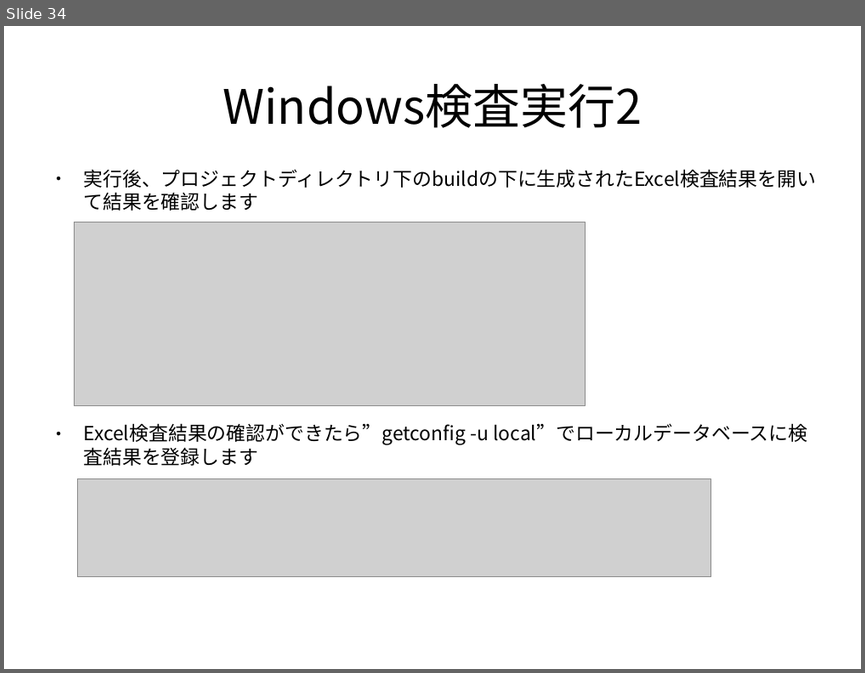
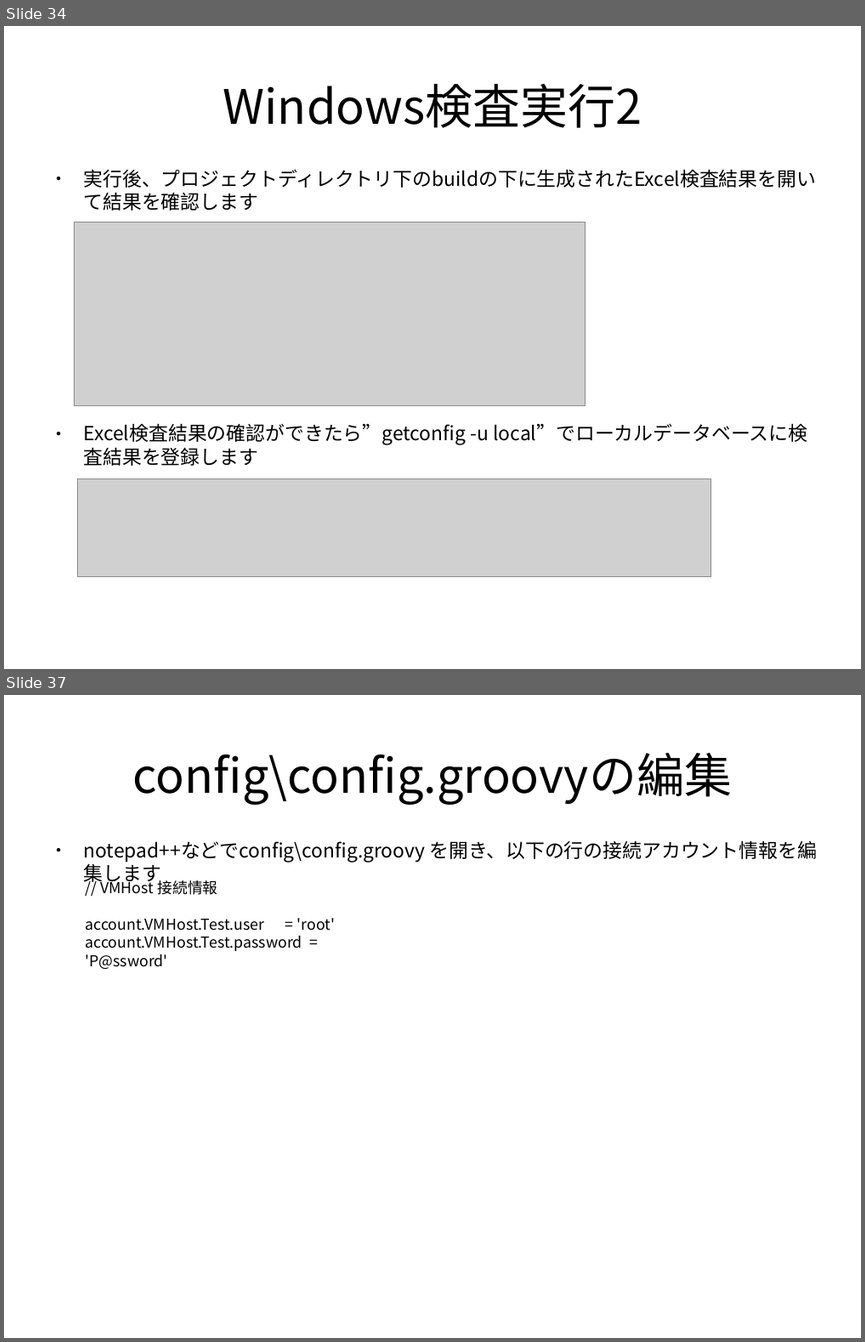
Before and after one commit to frsw3nr/gradle-server-acceptance, a slide deck: docs/jp/tutorial_test_pc.pptx. Shown one above the other, each under a label of ours: slide 34 before the commit, slides 34 and 37 after it; the slides between them are not shown. The pictures are 865x673 and 865x1342 pixels, drawn with LibreOffice and Linux fonts; fonts in the diff are those of the drawing; grey boxes stand for pictures. Boxes give left, top, right and bottom in pixels: in the first picture for what was removed or moved away, otherwise in the second. Text is boxed around its words. In the diff, an @@ line names an element or a change of style, - is before the commit and + after.

```diff
--- a/docs/jp/tutorial_test_pc.pptx
+++ b/docs/jp/tutorial_test_pc.pptx
@@ slide 37 added at bbox=[4, 695, 861, 1338], background #FFFFFF @@
@@ text added at bbox=[133, 753, 732, 805], 44 pt, text #000000 @@
+config\config.groovyの編集
@@ text added at bbox=[84, 840, 817, 885], 18 pt, text #000000 @@
+● notepad++などでconfig\config.groovy を開き、以下の行の接続アカウント情報を編集します
@@ text added at bbox=[85, 878, 336, 969], 14 pt, text #000000 @@
+// VMHost 接続情報
+account.VMHost.Test.user = 'root'
+account.VMHost.Test.password = 'P@ssword'
```
Also in this commit, not shown: 2 slides changed, 4 other slides added, 1 other file.
